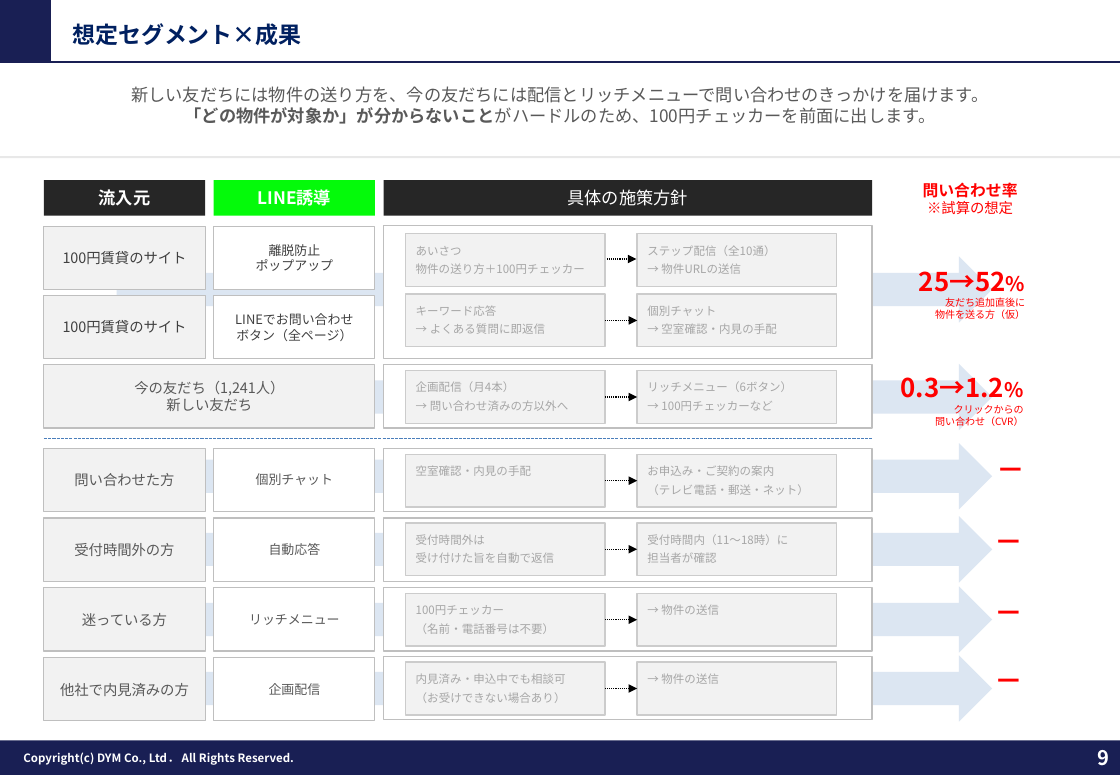
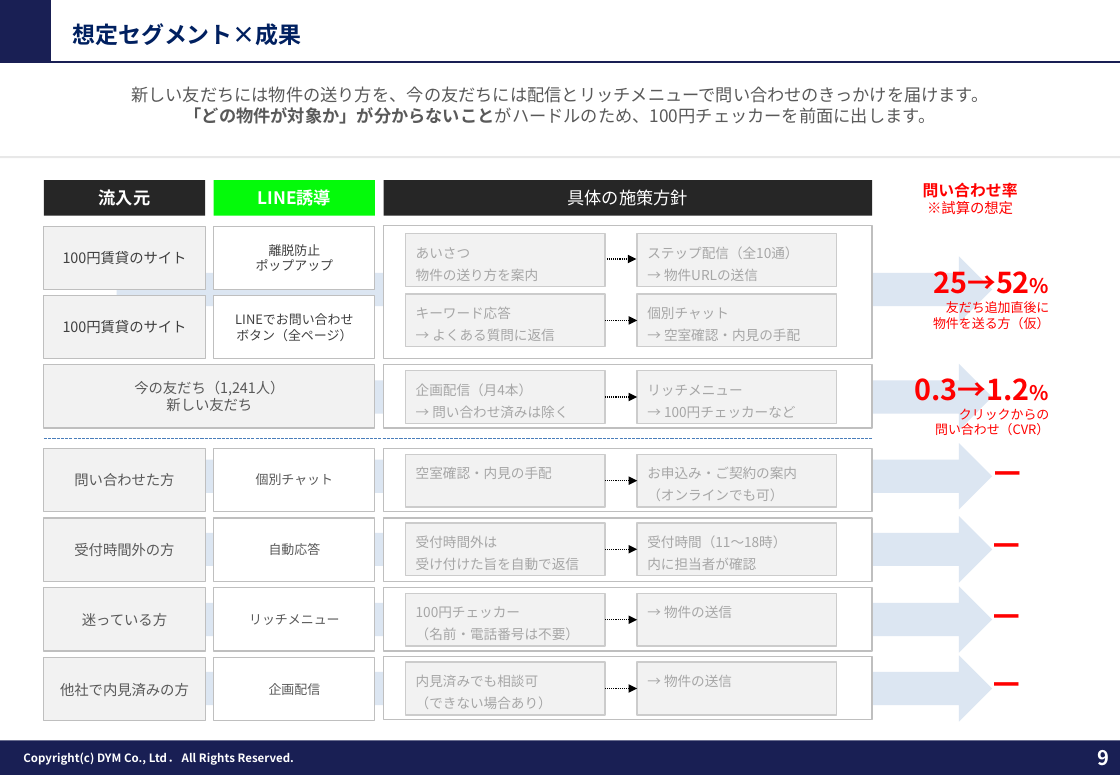
Before and after one commit to tonomura-r-dev/folder, a slide deck: slide 9 of 202609_株式会社あらうち御中_LINE公式アカウント運用のご提案_S1-17修正.pptx. Drawn at 1120x775 pixels with LibreOffice and Linux fonts; fonts in the diff are those of the drawing; background and template pictures are left out. Boxes give left, top, right and bottom in pixels: in the first picture for what was removed or moved away, otherwise in the second. Text is boxed around its words. In the diff, an @@ line names an element or a change of style, - is before the commit and + after.

```diff
--- a/202609_株式会社あらうち御中_LINE公式アカウント運用のご提案_S1-17修正.pptx
+++ b/202609_株式会社あらうち御中_LINE公式アカウント運用のご提案_S1-17修正.pptx
@@ text in rectangle at (416,269,539,281): text changed; size 8 to 9.5 pt @@
-物件の送り方＋100円チェッカー
+物件の送り方を案内
@@ text in rectangle at (416,247,470,259): size 8 to 9.5 pt in "あいさつ" @@
@@ text "25→52%": place and size @@
-text "25→52%" at (919,271,1025,319)
+text "25→52%" at (933,271,1049,329)
@@ text "25→52%" at (933,271,1049,329): size 18 to 20 pt in "25→52%"; size 7 to 9 pt in "友だち追加直後に", "物件を送る方（仮）" @@
@@ text in rectangle at (416,307,511,319): size 8 to 9.5 pt in "キーワード応答" @@
@@ text in rectangle at (432,329,555,341): text changed; size 8 to 9.5 pt @@
-→ よくある質問に即返信
+→ よくある質問に返信
@@ text in rectangle at (416,384,532,396): size 8 to 9.5 pt in "企画配信（月4本）" @@
@@ text in rectangle at (647,385,742,396): text changed; size 8 to 9.5 pt @@
-リッチメニュー（6ボタン）
+リッチメニュー
@@ text "0.3→1.2%": place and size @@
-text "0.3→1.2%" at (900,377,1024,426)
+text "0.3→1.2%" at (915,378,1049,435)
@@ text "0.3→1.2%" at (915,378,1049,435): size 18 to 20 pt in "0.3→1.2%"; size 7 to 9 pt in "クリックからの", "問い合わせ（CVR）" @@
@@ text in rectangle at (432,406,568,418): text changed; size 8 to 9.5 pt @@
-→ 問い合わせ済みの方以外へ
+→ 問い合わせ済みは除く
@@ text in rectangle at (664,406,796,418): size 8 to 9.5 pt in "→ 100円チェッカーなど" @@
@@ text in rectangle at (647,467,797,479): size 8 to 9.5 pt in "お申込み・ご契約の案内" @@
@@ text in rectangle at (647,489,783,501): text changed; size 8 to 9.5 pt @@
-（テレビ電話・郵送・ネット）
+（オンラインでも可）
@@ text in rectangle at (647,536,786,570): text changed; size 8 to 9.5 pt @@
-受付時間内（11〜18時）に
-担当者が確認
+受付時間（11〜18時）
+内に担当者が確認
@@ size 20 to 24 pt in 4 elements at (882,447,1036,506), (880,519,1034,578), (880,591,1034,649), (880,659,1034,718) @@
@@ text in rectangle at (416,675,552,709): text changed; size 8 to 9.5 pt @@
-内見済み・申込中でも相談可
-（お受けできない場合あり）
+内見済みでも相談可
+（できない場合あり）
@@ size 8 to 9.5 pt in 7 elements at (637,234,837,286), (637,295,837,347), (405,455,605,508), (405,523,605,576), (405,594,605,646), (637,594,837,646), (637,663,837,716) @@
```
Also in this commit, not shown: 8 other slides changed, 2 other files.
